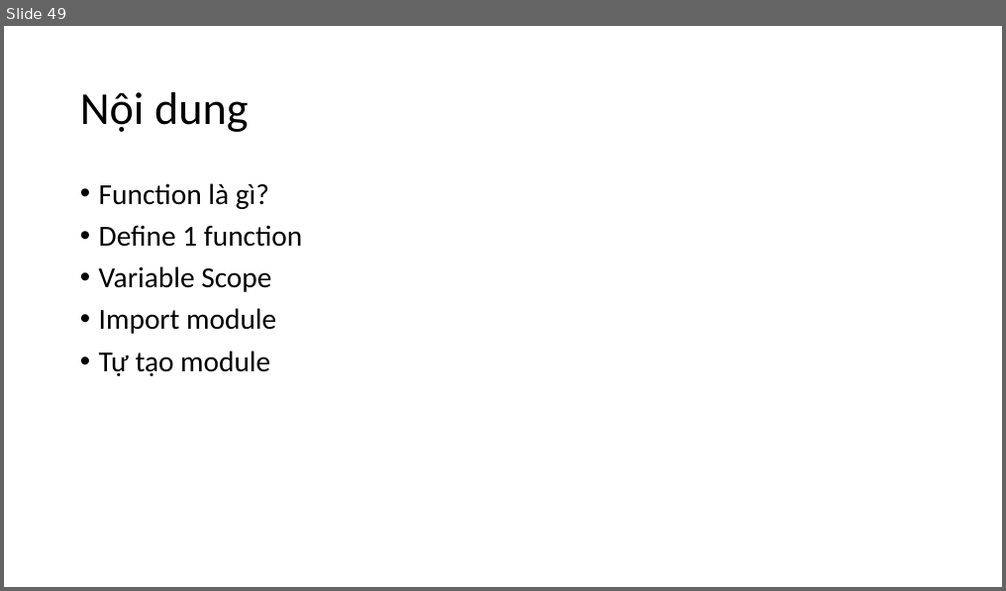
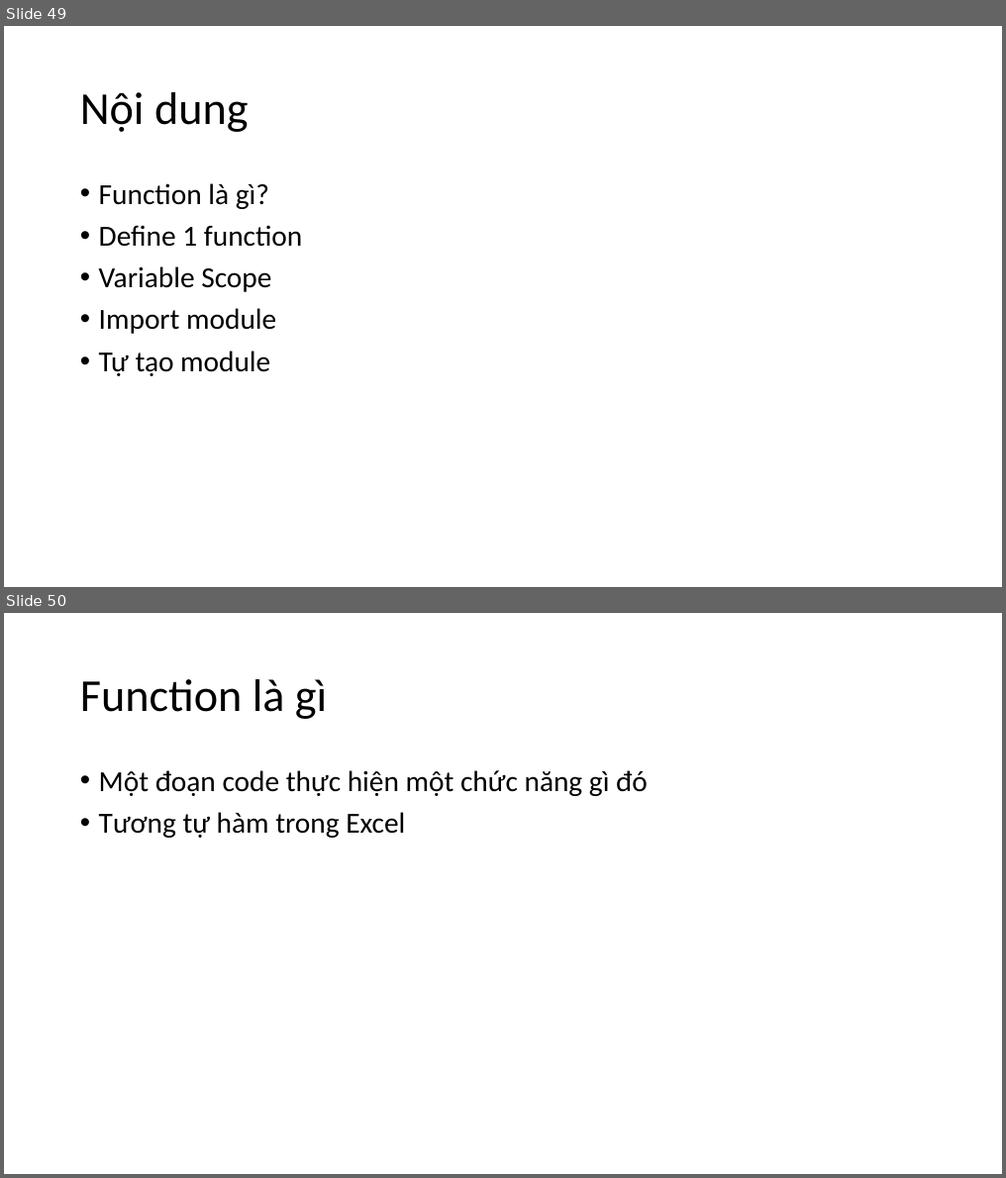
Before and after one commit to levinhhoang16/PyOpenCVCourse, a slide deck: Lecture/PythonCoban.pptx. Shown one above the other, each under a label of ours: slide 49 before the commit, slides 49 and 50 after it. The pictures are 1006x591 and 1006x1178 pixels, drawn with LibreOffice and Linux fonts; fonts in the diff are those of the drawing. Boxes give left, top, right and bottom in pixels: in the first picture for what was removed or moved away, otherwise in the second. Text is boxed around its words. In the diff, an @@ line names an element or a change of style, - is before the commit and + after.

```diff
--- a/Lecture/PythonCoban.pptx
+++ b/Lecture/PythonCoban.pptx
@@ slide 50 added at bbox=[4, 613, 1002, 1174], background #FFFFFF @@
@@ title added at bbox=[80, 679, 327, 719], 44 pt, text #000000 @@
+Function là gì
@@ text added at bbox=[99, 770, 648, 838], 28 pt, text #000000 @@
+• Một đoạn code thực hiện một chức năng gì đó
+• Tương tự hàm trong Excel
```
Also in this commit, not shown: 6 other slides added, 3 other files.
